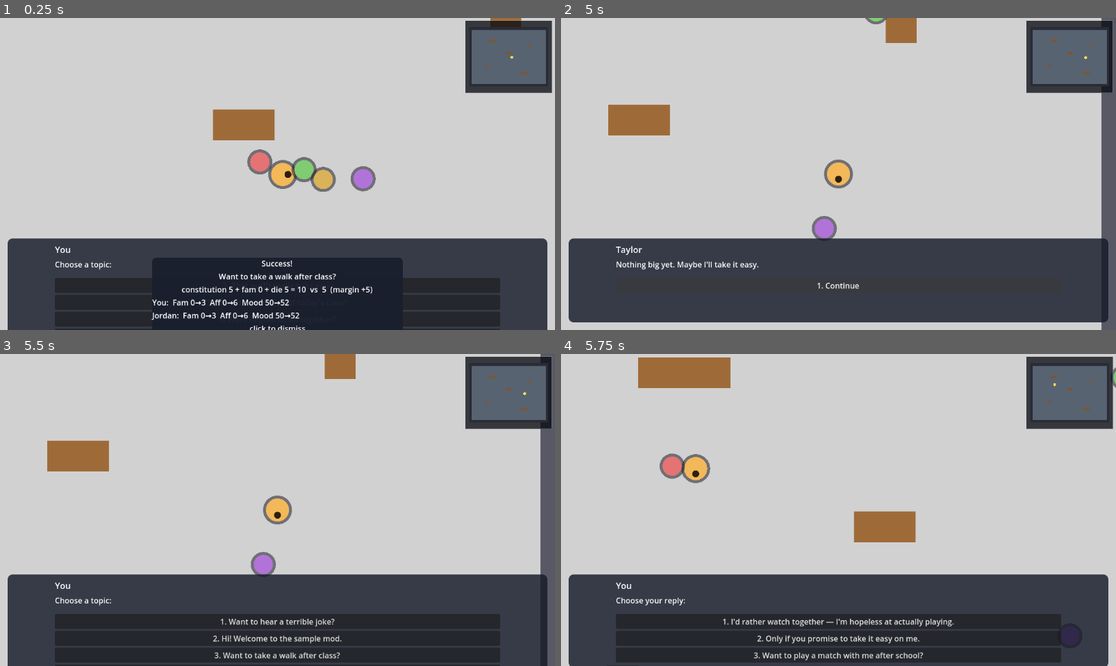
Above: before the commit, frames 1-4 (two rows, left to right).
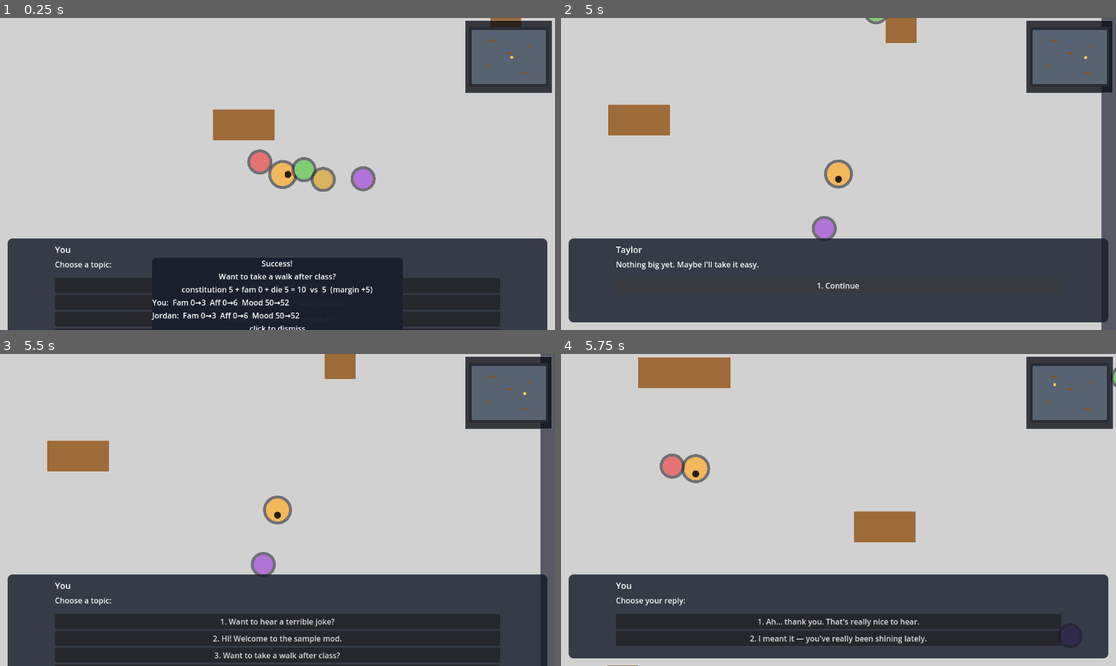
Above: after the commit, the same moments.

Repository: WhenBaconFlies/ProjectRenai
Game: Godot game, scene res://tests/ConversationUIBootstrap.tscn
Same seed, same stepped clock (60 frames per second), same inputs: the game is played once before the commit and once after it. This scene is started directly instead of the project's main scene.
Inputs (mouse positions are in pixels of both pictures, inside the frame that each line leads up to):
- Up to frame 1 (0.25 s): no input
- Up to frame 2 (5 s): tap Enter at 0.5, 1.25 s; move the mouse to (960, 158) at 0.52 s; hold D (move_right) 0.53-1.28 s; tap 1 at 0.6, 1.55, 3.8 s; click (960, 158) at 0.67 s; move the mouse to (727, 189) at 1.27 s; hold S (move_down) 1.28-2 s; tap E (interact) at 1.35 s; click "3. Want to go over the homewo…" at 2 s; click "3. Want to go over the homewo…" at 2.75 s; move the mouse to (894, 105) at 3.52 s; hold D (move_right) 3.53-4.25 s; tap F6 (toggle_chunk_grid) at 3.6 s; click "1. Continue" at 4.25 s
- Up to frame 3 (5.5 s): click "1. Continue" at 5 s
- Up to frame 4 (5.75 s): no input

Frames 1-3 are identical in both runs. In frame 4, 5.8% of the frame differs, in the area x 1-99%, y 84-100%.

Commit message:
fix(024): apply code-review findings and extend harness

Diff:
--- a/scripts/Game.gd
+++ b/scripts/Game.gd
@@ -90,7 +90,6 @@
 var _conversation: Conversation = null
 var _conversation_seq: int = 0
 var _conversation_npc_id: String = ""
-var _conversation_npc: Npc = null
 var _topics_for_conversation: Array = []
 var _greetings_for_conversation: Array = []
 var _responses_for_conversation: Array = []
@@ -477,17 +476,25 @@
 		_conversation_ui.show_line(speaker, line, labels, listener)
 
 
-## Forward a resolver payload to the existing feedback panel using the session's
-## initiator/target ids (the roll direction flips for NPC-initiated replies).
+## Forward a resolver payload to the existing feedback panel. The resolver's
+## `initiator`/`target` keys follow the ROLL direction, which flips for an
+## NPC-initiated reply (player rolls, NPC is targeted) while the session ids keep
+## the conversation direction (NPC speaks, player replies).
 func _show_conversation_feedback(result: Dictionary) -> void:
 	if result.is_empty() or not show_relationship_feedback or _feedback_ui == null:
 		return
 	if _conversation == null:
 		return
+	var roll_initiator_id: String = _conversation.get_initiator_id()
+	var roll_target_id: String = _conversation.get_target_id()
+	if _conversation.is_npc_initiated():
+		var swap: String = roll_initiator_id
+		roll_initiator_id = roll_target_id
+		roll_target_id = swap
 	_feedback_ui.show_result(
 		result,
-		_name_for_id(_conversation.get_initiator_id()),
-		_name_for_id(_conversation.get_target_id())
+		_name_for_id(roll_initiator_id),
+		_name_for_id(roll_target_id)
 	)
 
 
@@ -579,7 +586,6 @@
 	_responses_for_conversation = resources.get("responses", [])
 	_index_conversation_responses(_responses_for_conversation)
 	_conversation_npc_id = target.instance.instance_id
-	_conversation_npc = target
 	_dialogue_target = target
 	_dialogue_open = true
 	_lock_conversation_parties(target)
@@ -733,7 +739,6 @@
 	_conversation_actions.clear()
 	_conversation = null
 	_dialogue_target = null
-	_conversation_npc = null
 	_conversation_npc_id = ""
 	_dialogue_open = false
 	if _interaction != null:
@@ -839,7 +844,7 @@
 	# Ticket 024: only an NPC→player initiation uses the overlay and the reply
 	# shape. NPC↔NPC keeps v1's immediate resolution (no player can answer).
 	if target_id == _player_id():
-		_begin_npc_conversation(initiator, initiator_id, seed_value)
+		_begin_npc_conversation(initiator, initiator_id)
 		return
 
 	var pool: Array = DialogueFilter.build_pool(
@@ -878,9 +883,29 @@
 		dialogue_resolved.emit(result)
 
 
+## Topics that have at least two authored rollable replies. Only these can open
+## an NPC-initiated talk; otherwise the 2-3 reply contract silently collapses to
+## the generated single-line fallback (review finding 2).
+func _topics_with_replies(topics: Array, responses: Array) -> Array:
+	var supported: Dictionary = {}
+	for item in responses:
+		var reply: DialogueResponse = item as DialogueResponse
+		if reply == null or reply.is_line_only() or reply.topic_id.is_empty():
+			continue
+		supported[reply.topic_id] = int(supported.get(reply.topic_id, 0)) + 1
+	var result: Array = []
+	for item in topics:
+		var topic: DialogueTopic = item as DialogueTopic
+		if topic == null:
+			continue
+		if int(supported.get(topic.id, 0)) >= 2:
+			result.append(topic)
+	return result
+
+
 ## Open the NPC-initiated reply flow with the player as the target. The opening
 ## topic is spoken only (no roll/deltas); the player's reply is the final change.
-func _begin_npc_conversation(initiator: Npc, initiator_id: String, seed_value: int) -> void:
+func _begin_npc_conversation(initiator: Npc, initiator_id: String) -> void:
 	if _dialogue_open or _conversation_ui == null or initiator.instance == null:
 		return
 	var resources: Dictionary = _dialogue_resources()
@@ -895,13 +920,17 @@
 	_responses_for_conversation = resources.get("responses", [])
 	_index_conversation_responses(_responses_for_conversation)
 	_conversation_npc_id = initiator_id
-	_conversation_npc = initiator
 	_dialogue_target = null
 	_dialogue_open = true
 	_lock_conversation_parties(initiator, initiator_id)
 	_initiation_cooldowns[initiator_id] = npc_initiation_cooldown_sec
 
-	var opening: Dictionary = _conversation.choose_opening_topic(_topics_for_conversation)
+	var opening_topics: Array = _topics_with_replies(
+		_topics_for_conversation, _responses_for_conversation
+	)
+	if opening_topics.is_empty():
+		opening_topics = _topics_for_conversation
+	var opening: Dictionary = _conversation.choose_opening_topic(opening_topics)
 	npc_interaction_started.emit(str(opening.get("id", "")), initiator_id, _player_id())
 	_show_line(
 		_npc_name(), str(opening.get("text", "")), ["Continue"],
@@ -1099,7 +1128,8 @@
 ## when the transition came from skip() or the lead window was missed.
 func _on_state_changed(new_state: int, _old_state: int) -> void:
 	if not _is_free_time_state(new_state):
-		# Class/BREAK/DAYEND must not inherit a conversation lock or hold timer.
+		# Hold timers are cleared on leaving free time; an open conversation keeps
+		# its own locks until _close_conversation() (see _clear_active_initiations).
 		_clear_active_initiations()
 	if _is_free_time_state(new_state):
 		sync_ai_state()
--- a/tests/ConversationUITest.gd
+++ b/tests/ConversationUITest.gd
@@ -9,7 +9,7 @@
 extends Node
 
 
-const EXPECTED_CHECKS: int = 36
+const EXPECTED_CHECKS: int = 38
 
 var _passed: int = 0
 var _failed: int = 0
@@ -51,7 +51,7 @@
 	await _check_gate_callable()
 	await _check_npc_initiated_flow()
 	await _check_no_candidate_safety()
-	_check(_passed == EXPECTED_CHECKS - 1, "T36: all expected 024 checks executed")
+	_check(_passed == EXPECTED_CHECKS - 1, "T39: all expected 024 checks executed")
 	_finish()
 
 
@@ -220,6 +220,11 @@
 		_check(false, "T25: NPC-initiated setup (missing scene nodes)")
 		return
 	_check(true, "T25: NPC-initiated setup is available")
+	# Clear any queued result from the player path so the feedback labels checked
+	# below come from the reply roll, not an earlier panel.
+	var feedback_ui: Node = _game.get_node_or_null("FeedbackLayer/InteractionFeedbackUI")
+	if feedback_ui != null:
+		feedback_ui.call("hide_feedback")
 	var initiator: Npc = npcs_root.get_child(0) as Npc
 	for child in npcs_root.get_children():
 		var npc: Npc = child as Npc
@@ -258,6 +263,16 @@
 	await _frames(3)
 	_check(_resolved.size() > resolved_before, "T30: the reply resolves with a roll")
 	_check(_meters_changed(meters_before, _snapshot_meters(initiator)), "T31: reply applies the final deltas")
+	# The resolver's initiator is the player for this roll even though the
+	# Conversation session records the NPC as its initiator.
+	var initiator_line: Label = feedback_ui.get("_initiator_line") as Label if feedback_ui != null else null
+	var target_line: Label = feedback_ui.get("_target_line") as Label if feedback_ui != null else null
+	_check(
+		initiator_line != null and target_line != null
+		and initiator_line.text.begins_with("You:")
+		and target_line.text.begins_with("%s:" % initiator.instance.display_name),
+		"T37: feedback labels follow the roll direction, not the session ids"
+	)
 	var line_label: Label = ui.get("_line_label") as Label
 	_check(
 		line_label != null and line_label.text == reply_text,
@@ -269,6 +284,35 @@
 	ui.call("cancel_conversation")
 	await _frames(2)
 	_check(not ui.is_open() and not bool(player.call("is_input_locked")), "T34: NPC-initiated talk releases input")
+
+	# Force an opening topic with no authored replies. The Game wiring must still
+	# pick a reply-supported topic so the 2-3 option contract holds in real play.
+	for child in npcs_root.get_children():
+		var npc: Npc = child as Npc
+		if npc != null:
+			npc.set_conversation_busy(npc != initiator)
+	busy.clear()
+	cooldowns.clear()
+	player.global_position = initiator.global_position + Vector2(8.0, 0.0)
+	await _frames(2)
+	var unauthored: Array = []
+	var unauthored_topic: DialogueTopic = load("res://resources/dialogue/topic_ask_art.tres") as DialogueTopic
+	if unauthored_topic != null:
+		unauthored.append(unauthored_topic)
+	_game.call("_try_one_initiation", initiator, initiator.instance.instance_id, unauthored, 9999)
+	await _frames(3)
+	var forced_opening: Array = ui.call("get_choices") as Array
+	if forced_opening.size() == 1:
+		_send_key_to(ui, KEY_1)
+		await _frames(2)
+	var forced_replies: Array = ui.call("get_choices") as Array
+	_check(
+		forced_replies.size() >= 2 and forced_replies.size() <= 3,
+		"T38: an opening topic without authored replies still offers 2-3 options"
+	)
+	if ui.is_open():
+		ui.call("cancel_conversation")
+		await _frames(2)
 
 
 func _check_no_candidate_safety() -> void:
Not shown, added: doc/code-review/codereview-ticket-024-conversation-overlay-and-game-wiring.md
Not shown, changed: doc/idea-v2-decisions.md
Not shown, changed: doc/tickets/024-conversation-overlay-and-game-wiring.md
